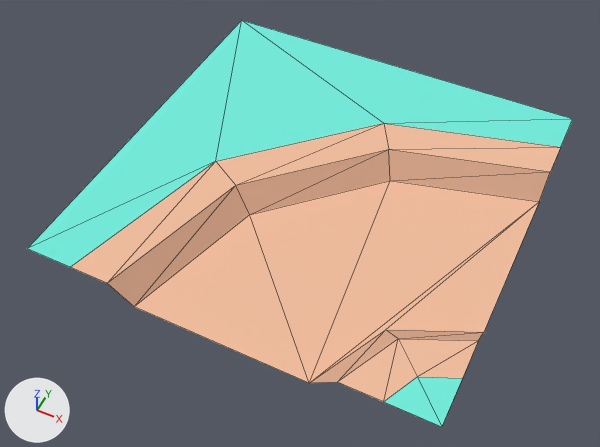
What one commit did to the glTF model public/assets/models/kenney-nature-kit/ground_pathBend.glb.
Rendered twice from a 50 mm camera at (0.603, -1.316, 1.404) aimed at (-0.013, -0.083, -0.137). The axes (+X, +Y, +Z) are drawn at lower left. The lights are the same throughout. The older version comes first. Mesh edges are drawn as thin lines. Vertices at exactly the same position are counted once.

In view in the first picture: 'ground_pathBend'.
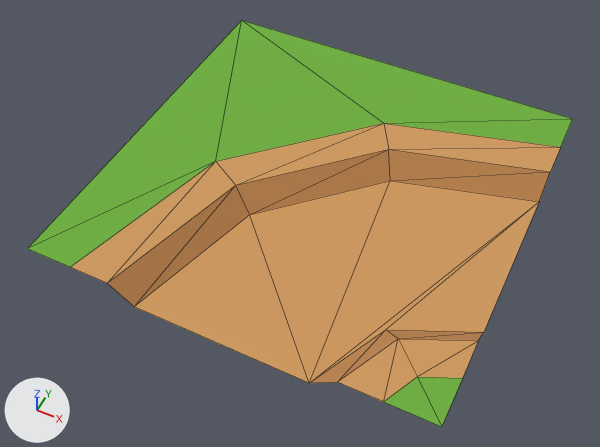
Boxes [x1, y1, x2, y2] around the edits, measured in the pictures (600 x 447 px):
part 1 of me_mesh_ground_pathbend, recoloured (beige to orange): [71, 123, 561, 402] in both
part 2 of me_mesh_ground_pathbend, recoloured (cyan to green): [27, 20, 573, 427] in both

The change in detail:
me_mesh_ground_pathbend has 25 vertices, 32 faces and spans x -0.5..0.5, y -0.5..0.5, z -0.05..0.0.
me_mesh_ground_pathbend is used by ob_ground_pathbend; location (0.0, 0.0, -0.05).
me_mesh_ground_pathbend part 1: 25 faces centred in x -0.306..0.472, y -0.45..0.278, z -0.05..0.0 are repainted in the vertex colours; the middle colour goes from beige #f2be9e to orange #cf9a5e.
me_mesh_ground_pathbend part 2: 7 faces centred in x -0.42..0.472, y -0.472..0.42, z 0.0 are repainted in the vertex colours; the middle colour goes from cyan #73eddd to green #6db03c.
